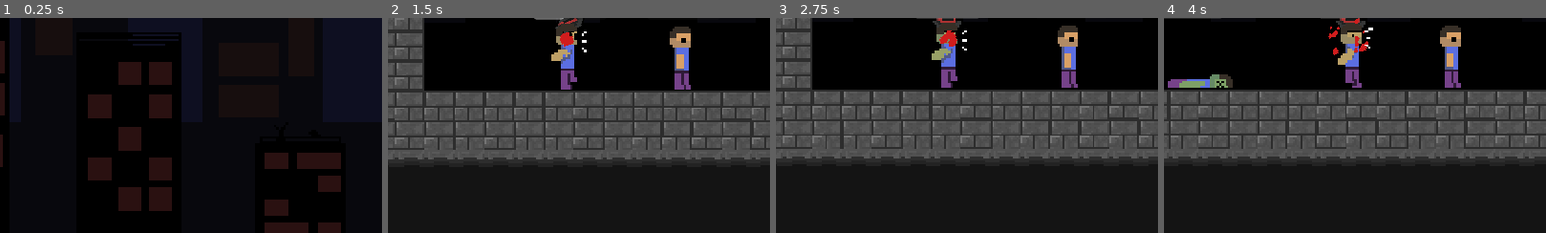
Above: before the commit, frames 1-4 (left to right).
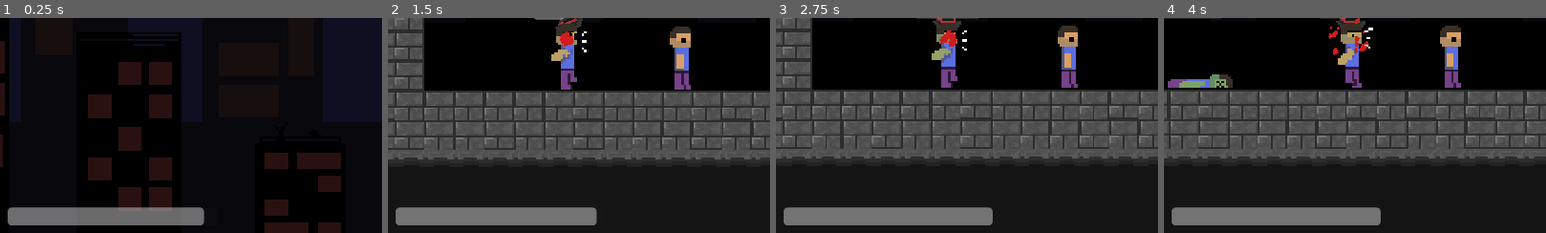
Above: after the commit, the same moments.

Repository: AgustinMeneses/Hat-Game
Game: Godot game, scene res://world/world/scenes/world.tscn
Two runs of this game, one before a commit and one after it. Both use one fixed random seed, a clock stepped at 60 frames per second and the inputs below.
Inputs (mouse positions are % of the whole screen's width and height, from its top left):
- Up to frame 1 (0.25 s): no input
- Up to frame 2 (1.5 s): move the mouse to (72, 45) at 0.52 s; press the mouse at (72, 45) at 0.53 s; hold Right (Right) from 0.53 s (still down); move the mouse to (30, 55) at 1.27 s; release the mouse at (30, 55) at 1.28 s; click (30, 55) at 1.35 s
- Up to frame 3 (2.75 s): move the mouse to (60, 28) at 2.02 s; release Right (Right) at 2.03 s; press the mouse at (60, 28) at 2.03 s; hold A (Left) from 2.03 s (still down)
- Up to frame 4 (4 s): move the mouse to (45, 70) at 2.77 s; release A (Left) at 2.78 s; release the mouse at (45, 70) at 2.78 s; hold Right (Right) from 2.78 s (still down); click (45, 70) at 2.85 s; move the mouse to (80, 65) at 3.52 s; press the mouse at (80, 65) at 3.53 s
The pictures show only the part of the screen within x 1-51%, y 47-97%; the shares and areas given below are measured in that part.

The runs differ from the first frame. In frame 1, 4.3% of the frame differs, in the area x 2-54%, y 88-97%; in frame 2, 4.4%; in frame 3, 4.6%, in the area x 2-57%, y 88-97%; in frame 4, 4.6%.

Commit message:
Add files via upload

Diff:
--- a/world/Rooms/Scripts/room_1.gd
+++ b/world/Rooms/Scripts/room_1.gd
@@ -9,7 +9,6 @@
 	$"Collision Area".connect("body_entered", body_entered)
 	for i in markers:
 		if randi_range(0,3) == 1:
-			print("hola")
 			var person = persons.instantiate()
 			add_child(person)
 			person.global_position = i.global_position
--- a/world/player/scenes/hat.tscn
+++ b/world/player/scenes/hat.tscn
@@ -61,4 +61,28 @@
 [node name="ThrowSound" type="AudioStreamPlayer" parent="."]
 stream = ExtResource("3_jes2b")
 
+[node name="CanvasLayer" type="CanvasLayer" parent="."]
+
+[node name="UI" type="Control" parent="CanvasLayer"]
+layout_mode = 3
+anchors_preset = 15
+anchor_right = 1.0
+anchor_bottom = 1.0
+grow_horizontal = 2
+grow_vertical = 2
+
+[node name="Lifebar" type="ProgressBar" parent="CanvasLayer/UI"]
+layout_mode = 1
+anchors_preset = 2
+anchor_top = 1.0
+anchor_bottom = 1.0
+offset_left = 26.0
+offset_top = -60.0
+offset_right = 341.0
+offset_bottom = -33.0
+grow_vertical = 0
+max_value = 20.0
+value = 20.0
+show_percentage = false
+
 [connection signal="timeout" from="Camera2D/Timer" to="Camera2D" method="_on_timer_timeout"]
--- a/world/player/scripts/hat.gd
+++ b/world/player/scripts/hat.gd
@@ -45,6 +45,7 @@
 		life += 0.06
 		if life >= 20:
 			life = 20
-
+	$CanvasLayer/UI/Lifebar.value = life
 func _ded():
+	print("dead")
 	set_process(false)
--- a/world/world/scripts/world.gd
+++ b/world/world/scripts/world.gd
@@ -2,11 +2,10 @@
 var x_coords = 0
 var tile_ids :Array = [1,2,3]
 func _ready() -> void:
-	#DisplayServer.window_set_mode(DisplayServer.WINDOW_MODE_FULLSCREEN)
+	DisplayServer.window_set_mode(DisplayServer.WINDOW_MODE_FULLSCREEN)
 	pass
 
 func more_rooms():
 	var random_tile_id = tile_ids.pick_random()
-	print(random_tile_id)
 	x_coords += 1
 	$TileMap.set_cell(0, Vector2i(x_coords, 0), 0, Vector2i(0,0), random_tile_id)
